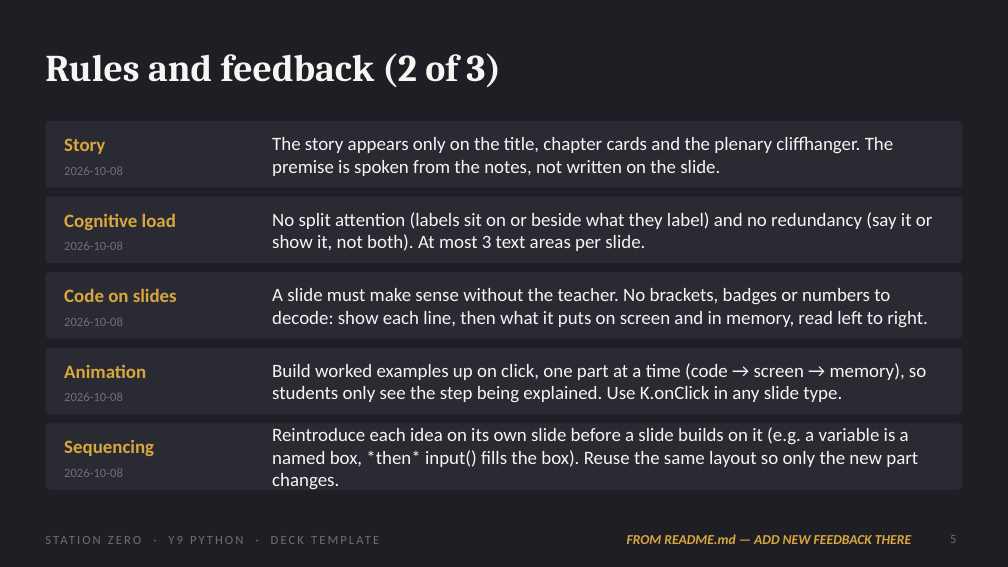
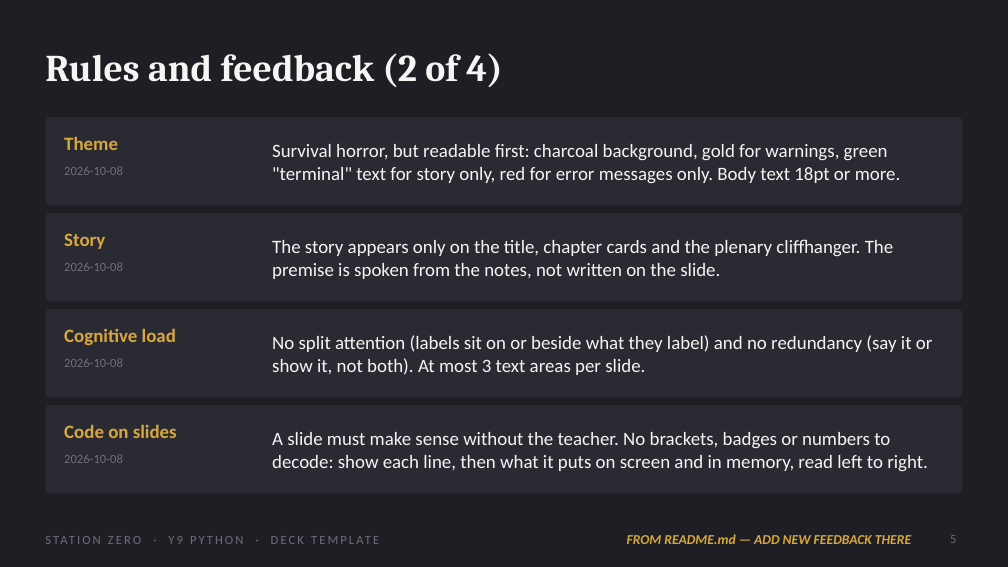
Before and after one commit to OGAComputing/interactive, a slide deck: slide 5 of _presentations/Y9_Python/Y9_Python_Deck_Template.pptx. Drawn at 1008x567 pixels with LibreOffice and Linux fonts; fonts in the diff are those of the drawing. Boxes give left, top, right and bottom in pixels: in the first picture for what was removed or moved away, otherwise in the second. Text is boxed around its words. In the diff, an @@ line names an element or a change of style, - is before the commit and + after.

```diff
--- a/_presentations/Y9_Python/Y9_Python_Deck_Template.pptx
+++ b/_presentations/Y9_Python/Y9_Python_Deck_Template.pptx
@@ title at (45, 53, 502, 87): text changed @@
-Rules and feedback (2 of 3)
+Rules and feedback (2 of 4)
@@ rounded rectangle: place and size @@
-rounded rectangle at (45, 121, 963, 188)
+rounded rectangle at (45, 117, 963, 206)
@@ text added at (64, 136, 118, 150), 18 pt, text #D8A73D, bold @@
+Theme
@@ text added at (272, 144, 901, 184), 18 pt, text #F5F5F3 @@
+Survival horror, but readable first: charcoal background, gold for warnings, green "terminal" text for story only, red for error messages only. Body text 18pt or more.
@@ rounded rectangle: place and size @@
-rounded rectangle at (45, 197, 963, 263)
+rounded rectangle at (45, 213, 963, 302)
@@ text "Story": place and size @@
-text "Story" at (64, 138, 105, 154)
+text "Story" at (64, 233, 105, 249)
@@ text "The story appears only on ...": place and size @@
-text "The story appears only on ..." at (272, 136, 894, 176)
+text "The story appears only on ..." at (272, 239, 894, 279)
@@ text "2026-10-08": place and size @@
-text "2026-10-08" at (64, 242, 123, 250)
+text "2026-10-08" at (64, 263, 123, 271)
@@ rounded rectangle removed at (45, 272, 963, 339) @@
@@ proportions changed in 4 elements at (45, 405, 963, 494), (45, 117, 963, 206), (45, 213, 963, 302), (45, 309, 963, 398) @@
@@ rounded rectangle: place and size @@
-rounded rectangle at (45, 348, 963, 414)
+rounded rectangle at (45, 309, 963, 398)
@@ text "Cognitive load": place and size @@
-text "Cognitive load" at (64, 213, 176, 230)
+text "Cognitive load" at (64, 328, 176, 345)
@@ text removed at (64, 318, 123, 326) @@
-2026-10-08
@@ text "No split attention (labels sit ...": place and size @@
-text "No split attention (labels sit ..." at (272, 212, 933, 251)
+text "No split attention (labels sit ..." at (272, 335, 933, 375)
@@ text "2026-10-08": place and size @@
-text "2026-10-08" at (64, 393, 123, 401)
+text "2026-10-08" at (64, 359, 123, 367)
@@ text removed at (64, 365, 146, 378) @@
-Animation
@@ text removed at (272, 363, 926, 403) @@
-Build worked examples up on click, one part at a time (code → screen → memory), so students only see the step being explained. Use K.onClick in any slide type.
@@ rounded rectangle: place and size @@
-rounded rectangle at (45, 423, 963, 490)
+rounded rectangle at (45, 405, 963, 494)
@@ text "Code on slides": place and size @@
-text "Code on slides" at (64, 288, 177, 302)
+text "Code on slides" at (64, 424, 177, 438)
@@ text "A slide must make sense ...": place and size @@
-text "A slide must make sense ..." at (272, 288, 928, 328)
+text "A slide must make sense ..." at (272, 432, 928, 472)
@@ text "2026-10-08": place and size @@
-text "2026-10-08" at (64, 469, 123, 477)
+text "2026-10-08" at (64, 455, 123, 463)
@@ text removed at (64, 440, 154, 456) @@
-Sequencing
@@ text removed at (272, 427, 918, 490) @@
-Reintroduce each idea on its own slide before a slide builds on it (e.g. a variable is a named box, *then* input() fills the box). Reuse the same layout so only the new part changes.
```
Also in this commit, not shown: 3 other slides changed, 1 slide added, 28 other files.
